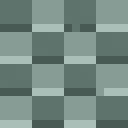
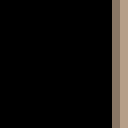
Layers edited between the first and the second 128 x 128 image:
added layer "Ceiling4" above "Ceiling3" over <box>0,0,128,128</box>
added layer "Ceiling3" above "Ceiling2" over <box>0,0,128,128</box>
added layer "Ceiling2" above "Ceiling1" over <box>0,0,128,128</box>
added layer "Ceiling1" above "CeilingMiddle" over <box>0,0,128,128</box>
added layer "CeilingMiddle" above "CeilingCorner4" over <box>0,0,128,128</box>
added layer "CeilingCorner4" above "CeilingCorner3" over <box>0,0,128,128</box>
added layer "CeilingCorner3" above "CeilingCorner2" over <box>0,0,128,128</box>
added layer "CeilingCorner2" above "CeilingCorner1" over <box>0,0,128,128</box>
added layer "CeilingCorner1" above "Wall4" over <box>0,0,128,128</box>
added layer "Wall4" above "Wall3" over <box>0,0,128,128</box>
added layer "Wall3" above "Wall2" over <box>0,0,128,128</box>
added layer "Wall2" above "Wall1" over <box>0,0,128,128</box>
added layer "Wall1" above "Floor7" over <box>0,0,128,128</box>
added layer "Floor7" above "Floor6" over <box>0,0,128,128</box>
showed "Floor5" over <box>0,0,128,128</box>
showed "Floor4" over <box>0,0,128,128</box>
showed "Floor3" over <box>0,0,128,128</box>
showed "Floor2" over <box>0,0,128,128</box>
showed "Layer 1" over <box>0,0,128,128</box>
